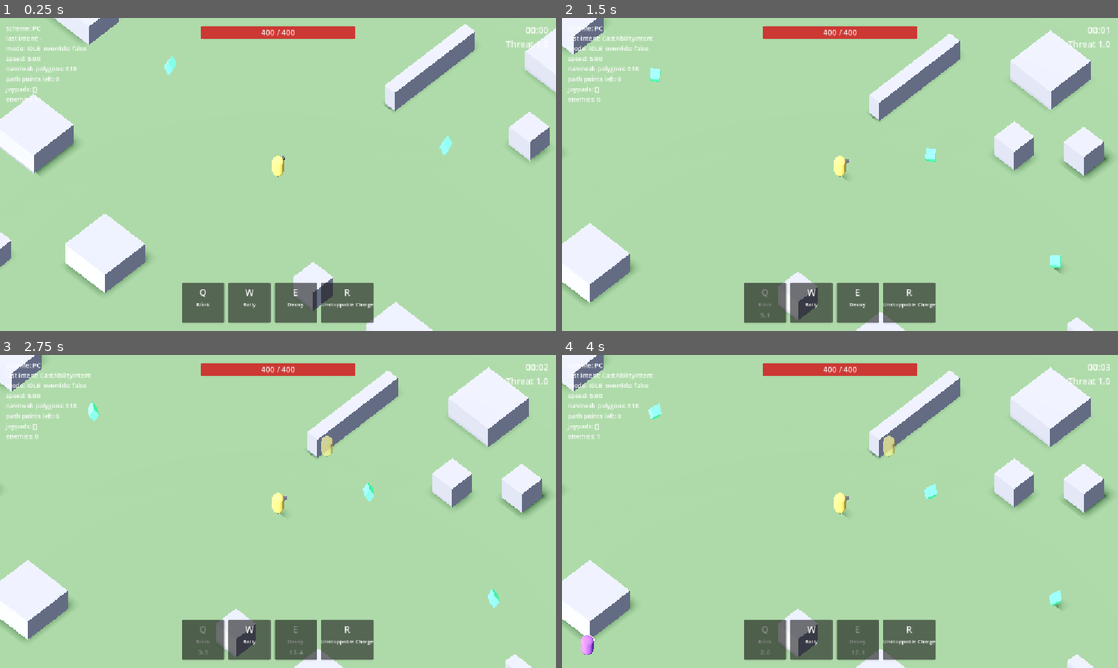
Above: before the commit, frames 1-4 (two rows, left to right).
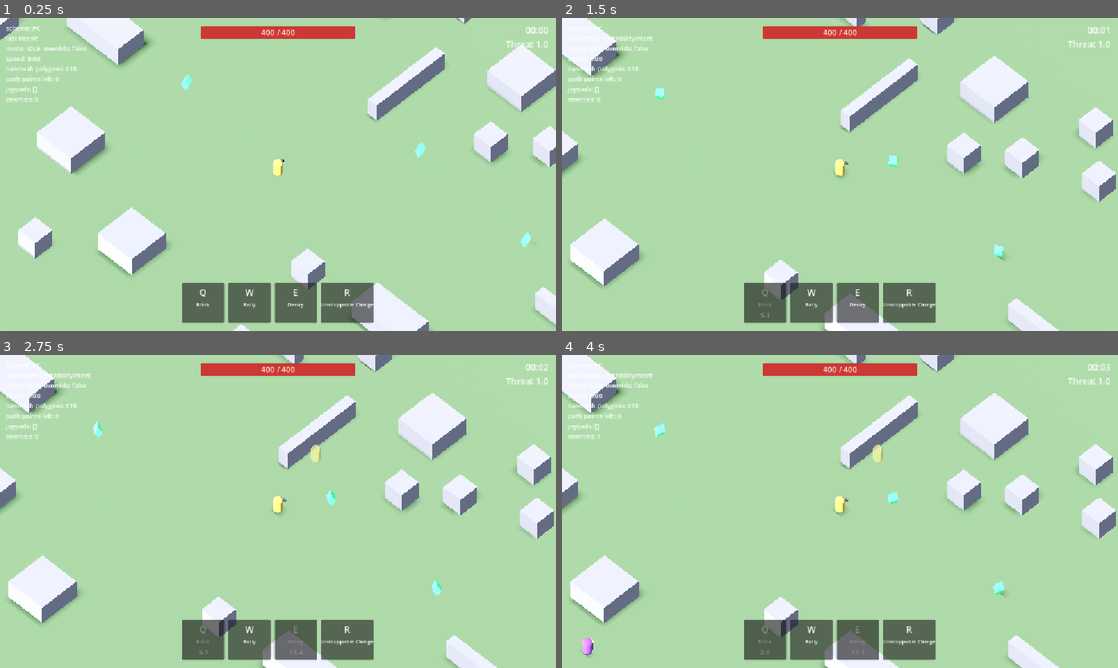
Above: after the commit, the same moments.

Repository: Ahadwen/Escape-v2
Game: Godot game, scene res://world/arenas/greybox_arena.tscn
The game is run twice, just before and just after one commit, with the same random seed, the same clock (stepped at 60 frames per second) and the same inputs.
Inputs (mouse positions are in pixels of both pictures, inside the frame that each line leads up to):
- Up to frame 1 (0.25 s): no input
- Up to frame 2 (1.5 s): tap Enter at 0.5 s; move the mouse to (962, 158) at 0.52 s; tap Q (ability_1) at 0.6 s; click (962, 158) at 0.67 s; drag from (728, 190) to (812, 237) at 1.27 s
- Up to frame 3 (2.75 s): move the mouse to (333, 442) at 2.02 s; tap E (ability_3) at 2.1 s; click (333, 442) at 2.17 s
- Up to frame 4 (4 s): click (895, 442) at 2.75 s; drag from (812, 574) to (673, 464) at 2.77 s; move the mouse to (1006, 558) at 3.52 s; click (1006, 558) at 3.6 s

The runs differ from the first frame. In frame 1, 14% of the frame differs, in the area x 0-100%, y 0-100%; in frame 2, 15%; in frame 3, 15%; in frame 4, 15%.

Commit message:
Speed pass: faster player, enemies and abilities; wider camera
Player 5 -> 8 m/s; chaser 3.8 -> 6.5, charger 4.2 -> 7 (dash 18 -> 28 m/s,
13 m); blink 5.5 -> 7.5 m; charge 6-16 -> 10-24 m/s; knockback 14 -> 20 m/s;
camera view 22 -> 26 m; sight ranges and spawn distance scaled to match.

Co-Authored-By: Claude Opus 5.5 <noreply@anthropic.com>
Claude-Session: https://claude.ai/code/session_01MK2ViG6yW215fERvVJH3QP

Diff:
--- a/characters/knight/abilities/knight_blink.tres
+++ b/characters/knight/abilities/knight_blink.tres
@@ -6,7 +6,7 @@
 [sub_resource type="Resource" id="Resource_range"]
 script = ExtResource("2_scaling")
 stat = &"will"
-base_value = 5.0
+base_value = 7.0
 per_point = 0.05
 
 [resource]
--- a/characters/knight/abilities/knight_charge.tres
+++ b/characters/knight/abilities/knight_charge.tres
@@ -4,9 +4,9 @@
 
 [resource]
 script = ExtResource("1_charge")
-start_speed = 6.0
-max_speed = 16.0
-acceleration = 8.0
+start_speed = 10.0
+max_speed = 24.0
+acceleration = 14.0
 turn_rate_degrees = 35.0
 max_duration = 3.0
 id = &"knight_charge"
--- a/characters/knight/knight.tres
+++ b/characters/knight/knight.tres
@@ -11,7 +11,7 @@
 id = &"knight"
 display_name = "The Knight"
 max_hp = 400.0
-move_speed = 5.0
+move_speed = 8.0
 will = 10.0
 ability_1 = ExtResource("2_blink")
 ability_2 = ExtResource("3_rally")
--- a/director/data/greybox_threat.tres
+++ b/director/data/greybox_threat.tres
@@ -25,6 +25,6 @@
 base_spawn_interval = 6.0
 min_spawn_interval = 1.5
 initial_delay = 3.0
-spawn_distance_min = 18.0
-spawn_distance_max = 26.0
+spawn_distance_min = 22.0
+spawn_distance_max = 30.0
 entries = Array[ExtResource("2_entry")]([SubResource("Resource_chaser"), SubResource("Resource_charger")])
--- a/enemies/data/charger.tres
+++ b/enemies/data/charger.tres
@@ -4,20 +4,20 @@
 
 [resource]
 script = ExtResource("1_charger")
-charge_trigger_range = 8.0
-telegraph_time = 0.8
-charge_distance = 10.0
-charge_speed = 18.0
+charge_trigger_range = 10.0
+telegraph_time = 0.7
+charge_distance = 13.0
+charge_speed = 28.0
 hit_radius = 1.1
 recover_time = 1.0
 id = &"charger"
 display_name = "Charger"
 color = Color(0.85, 0.35, 0.25, 1)
-move_speed = 4.2
+move_speed = 7.0
 damage = 60.0
 attack_cooldown = 1.0
-sight_range = 12.0
-lose_interest_range = 20.0
+sight_range = 16.0
+lose_interest_range = 26.0
 lifetime_min = 12.0
 lifetime_max = 18.0
 despawn_warning = 2.0
--- a/enemies/data/chaser.tres
+++ b/enemies/data/chaser.tres
@@ -9,10 +9,10 @@
 id = &"chaser"
 display_name = "Chaser"
 color = Color(0.55, 0.3, 0.75, 1)
-move_speed = 3.8
+move_speed = 6.5
 damage = 30.0
 attack_cooldown = 1.2
-sight_range = 14.0
+sight_range = 18.0
 lose_interest_range = 0.0
 lifetime_min = 15.0
 lifetime_max = 22.0
--- a/enemies/enemy.gd
+++ b/enemies/enemy.gd
@@ -7,7 +7,7 @@
 
 const GROUP: StringName = &"enemies"
 ## Speed of knockbacks applied to enemies, metres per second.
-const KNOCKBACK_SPEED: float = 14.0
+const KNOCKBACK_SPEED: float = 20.0
 
 @export var data: EnemyData
 
--- a/world/camera/isometric_camera.gd
+++ b/world/camera/isometric_camera.gd
@@ -10,7 +10,7 @@
 ## framing of an orthographic camera; just keeps the scene in front of it.
 @export var distance: float = 30.0
 ## Orthographic view height in metres. Smaller = more zoomed in.
-@export var view_size: float = 22.0
+@export var view_size: float = 26.0
 @export var follow_sharpness: float = 10.0
 
 var _focus: Vector3 = Vector3.ZERO
